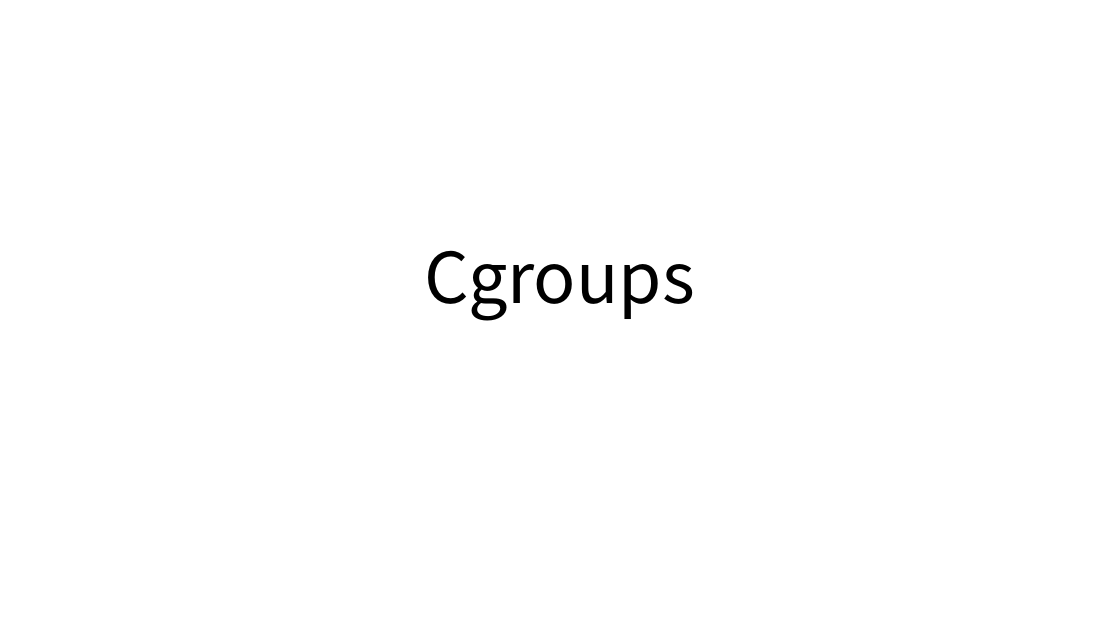
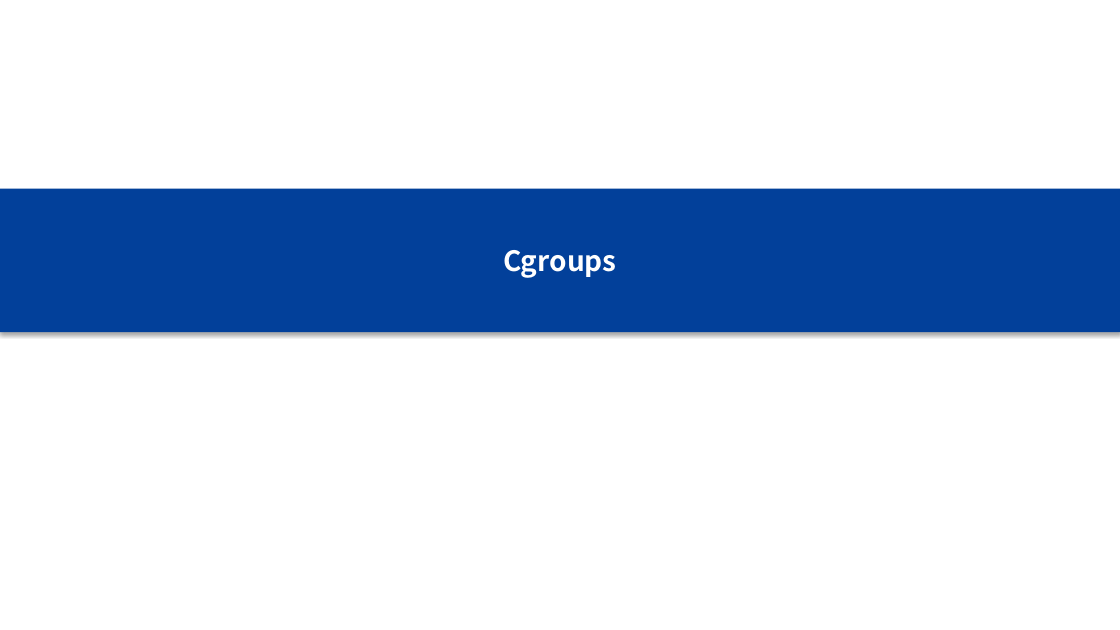
Before and after one commit to yindaheng98/Notebook, a slide deck: slide 1 of 学习笔记/Docker/Cgroups.pptx. Drawn at 1120x630 pixels with LibreOffice and Linux fonts; fonts in the diff are those of the drawing; background and template pictures are left out. Boxes give left, top, right and bottom in pixels: in the first picture for what was removed or moved away, otherwise in the second. Text is boxed around its words. In the diff, an @@ line names an element or a change of style, - is before the commit and + after.

```diff
--- a/学习笔记/Docker/Cgroups.pptx
+++ b/学习笔记/Docker/Cgroups.pptx
@@ title "Cgroups": place and size @@
-title "Cgroups" at (425,250,695,320)
+title "Cgroups" at (0,188,1120,332)
@@ title "Cgroups" at (0,188,1120,332): size 60 to 24 pt, text colour #000000 to #FFFFFF, bold on; line spacing 0.9 to 1; vertical alignment bottom to middle; fill none to #02409A; shadow on @@
```
Also in this commit, not shown: 9 other slides changed, 8 other files.
